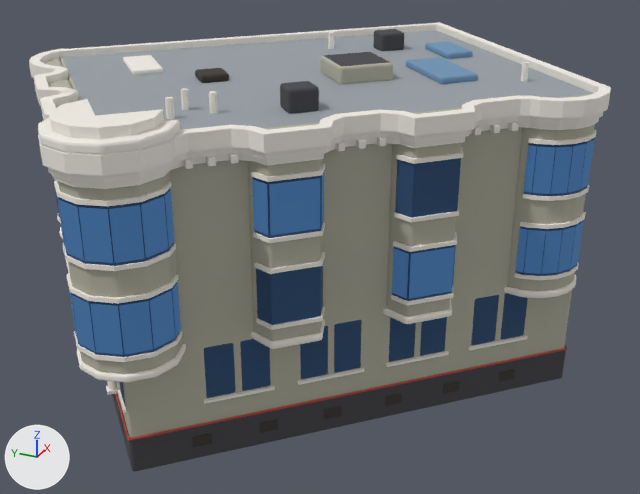
A saved change to the Blender file artifacts/49-south-park/49-south-park.blend.
Camera for both pictures: a 50 mm lens placed at (-30.7, -14.6, 20.3), pointed at (-0.3, -0.9, 5.1). The axes (+X, +Y, +Z) are drawn at lower left. The lights are the same throughout. The older version comes first.

Names of what the first picture shows: 'basement', 'body', 'cornice_crown', 'cornice_mid', 'flank_cant_0_body', 'flank_cant_0_glow1', 'flank_cant_1_body', 'flank_cant_1_glass1', 'flank_cant_1_glow0', 'flank_round_0_body', 'flank_round_0_glow0', 'flank_round_0_glow1', 'turret_body', 'turret_glow0', 'turret_glow1' and 80 more.
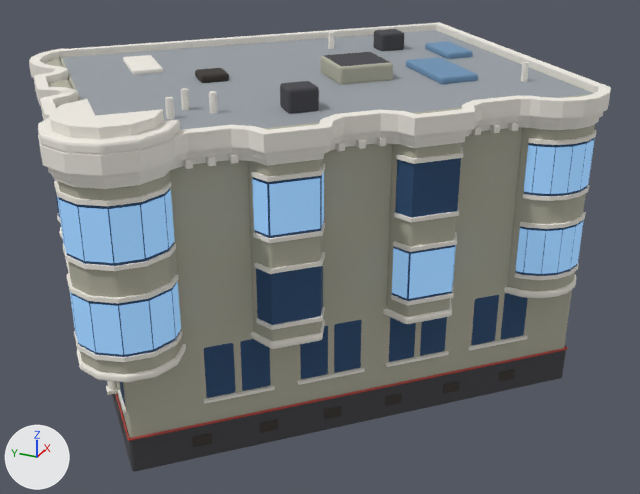
Changed parts and their boxes [x1, y1, x2, y2] in the pictures (640 x 494 px):
'turret_glow1', recoloured (dark blue to blue): [57, 189, 175, 263] in both
'turret_glow0', recoloured (dark blue to blue): [70, 282, 181, 355] in both
'flank_cant_0_glow1', recoloured (dark blue to blue): [252, 172, 324, 236] in both
'flank_round_0_glow1', recoloured (dark blue to blue): [524, 138, 595, 194] in both
'flank_cant_1_glow0', recoloured (dark blue to blue): [392, 245, 456, 299] in both
'flank_round_0_glow0', recoloured (dark blue to blue): [516, 220, 584, 274] in both

Patch to the scene script:
```diff
--- a/artifacts/49-south-park/49-south-park.blend.py
+++ b/artifacts/49-south-park/49-south-park.blend.py
@@ mat_toy_glassl_glow @@
+mat_toy_glassl_glow = principled_material('Toy_glassl_Glow')
+mat_toy_glassl_glow.base_color = (0.159, 0.301, 0.479)  # blue #6f95b8
+mat_toy_glassl_glow.roughness = 0.85
+mat_toy_glassl_glow.emission_color = (0.159, 0.301, 0.479)  # blue #6f95b8
+mat_toy_glassl_glow.emission_strength = 1.0
@@ me_turret_glow0 @@
 me_turret_glow0.from_pydata(...)  # 32 vertices, 8 faces; spans x -11.48..-9.05, y 0.04..3.63, z 5.6..7.35
-me_turret_glow0.materials.append(mat_toy_glass_glow)  # dark blue #2a4d73, glowing dark blue #2a4d73
+me_turret_glow0.materials.append(mat_toy_glassl_glow)  # blue #6f95b8, glowing blue #6f95b8
@@ me_turret_glow1 @@
 me_turret_glow1.from_pydata(...)  # 32 vertices, 8 faces; spans x -11.48..-9.05, y 0.04..3.63, z 8.8..10.55
-me_turret_glow1.materials.append(mat_toy_glass_glow)  # dark blue #2a4d73, glowing dark blue #2a4d73
+me_turret_glow1.materials.append(mat_toy_glassl_glow)  # blue #6f95b8, glowing blue #6f95b8
@@ me_flank_round_0_glow0 @@
 me_flank_round_0_glow0.from_pydata(...)  # 24 vertices, 6 faces; spans x -0.22..1.76, y -10.96..-8.94, z 5.6..7.35
-me_flank_round_0_glow0.materials.append(mat_toy_glass_glow)  # dark blue #2a4d73, glowing dark blue #2a4d73
+me_flank_round_0_glow0.materials.append(mat_toy_glassl_glow)  # blue #6f95b8, glowing blue #6f95b8
@@ me_flank_round_0_glow1 @@
 me_flank_round_0_glow1.from_pydata(...)  # 24 vertices, 6 faces; spans x -0.22..1.76, y -10.96..-8.94, z 8.8..10.55
-me_flank_round_0_glow1.materials.append(mat_toy_glass_glow)  # dark blue #2a4d73, glowing dark blue #2a4d73
+me_flank_round_0_glow1.materials.append(mat_toy_glassl_glow)  # blue #6f95b8, glowing blue #6f95b8
@@ me_flank_cant_0_glow1 @@
 me_flank_cant_0_glow1.from_pydata(...)  # 12 vertices, 3 faces; spans x -7.5..-5.58, y -3.64..-1.69, z 8.8..10.55
-me_flank_cant_0_glow1.materials.append(mat_toy_glass_glow)  # dark blue #2a4d73, glowing dark blue #2a4d73
+me_flank_cant_0_glow1.materials.append(mat_toy_glassl_glow)  # blue #6f95b8, glowing blue #6f95b8
@@ me_flank_cant_1_glow0 @@
 me_flank_cant_1_glow0.from_pydata(...)  # 12 vertices, 3 faces; spans x -4.0..-2.08, y -7.24..-5.29, z 5.6..7.35
-me_flank_cant_1_glow0.materials.append(mat_toy_glass_glow)  # dark blue #2a4d73, glowing dark blue #2a4d73
+me_flank_cant_1_glow0.materials.append(mat_toy_glassl_glow)  # blue #6f95b8, glowing blue #6f95b8
```
